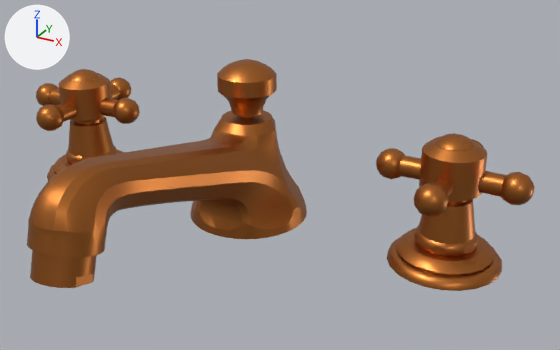
The glTF model models/20-700-360-42.glb as it was, and as the next commit left it.
The view is the same before and after, from a 50 mm camera at (0.199, -0.264, 0.189) aimed at (0.039, 0.027, 0.043). Arrows for +X, +Y and +Z are at upper left; the lights stay in place. The older version comes first. Where no turn or scale is listed for an object, it has been applied to the vertices.

Names of what the first picture shows: 'L_25d18645_a11a_4cbb_8bb1_6e5605c3c3ad_I1', 'L_341957f1_301e_4449_b220_3a6ba08f8acf_I2', 'L_5665b710_9d20_4486_95f0_cd2e646f557f_I3', 'L_69dc7a18_2877_4830_a479_8990dcb02228_I4', 'L_6a5fcefc_203c_4c6e_a5b2_9b8b443e56c3_I5', 'L_7c2c7bb3_00d1_4956_a980_70b2951a94b9_I6', 'L_8d77fbef_2234_4996_a9d8_865978d3a7c5_I7', 'L_9d50c110_23b1_40bb_b88b_6a334fa5841f_I8', 'L_9f5c40dc_16e5_4acc_a817_e6e5d7d17930_I9', 'L_a547e2a6_119a_4da6_a9df_b38897c84249_I10', 'L_c5720fe3_f86c_46b0_a79d_d754ff68220b_I11', 'L_f77738e1_d92a_4fef_8d5e_03646a503066_I12'.
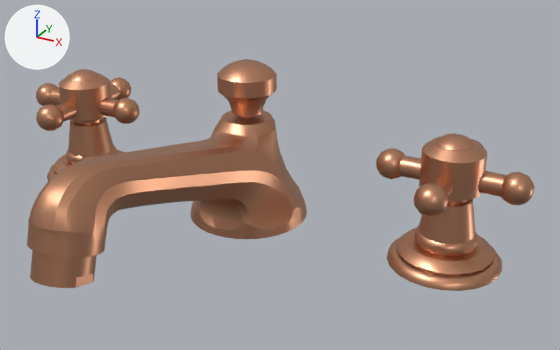
Scene script edits in JSON lines:
```json
{"op": "set", "path": "mat_d_42.base_color", "old": "(0.485, 0.165, 0.0381)", "new": "(0.635, 0.315, 0.188)", "note": "orange #b97137 -> brown #d19878"}
```

What differs and where, as boxes [x1, y1, x2, y2] in the pictures (560 x 350 px):
```json
{"object": "L_6a5fcefc_203c_4c6e_a5b2_9b8b443e56c3_I5", "change": "recoloured", "before": [27, 110, 307, 257], "after": [27, 110, 307, 257], "on screen": "orange to brown"}
{"object": "L_c5720fe3_f86c_46b0_a79d_d754ff68220b_I11", "change": "recoloured", "before": [376, 136, 535, 217], "after": [376, 136, 535, 217], "on screen": "orange to brown"}
{"object": "L_a547e2a6_119a_4da6_a9df_b38897c84249_I10", "change": "recoloured", "before": [387, 228, 502, 291], "after": [387, 228, 502, 291], "on screen": "orange to brown"}
{"object": "L_9d50c110_23b1_40bb_b88b_6a334fa5841f_I8", "change": "recoloured", "before": [36, 73, 140, 131], "after": [36, 73, 140, 131], "on screen": "orange to brown"}
{"object": "L_7c2c7bb3_00d1_4956_a980_70b2951a94b9_I6", "change": "recoloured", "before": [414, 199, 478, 257], "after": [414, 199, 478, 257], "on screen": "orange to brown"}
{"object": "L_341957f1_301e_4449_b220_3a6ba08f8acf_I2", "change": "recoloured", "before": [217, 59, 277, 117], "after": [217, 59, 277, 117], "on screen": "orange to brown"}
{"object": "L_5665b710_9d20_4486_95f0_cd2e646f557f_I3", "change": "recoloured", "before": [30, 250, 97, 288], "after": [30, 250, 97, 288], "on screen": "orange to brown"}
{"object": "L_69dc7a18_2877_4830_a479_8990dcb02228_I4", "change": "recoloured", "before": [66, 117, 117, 164], "after": [66, 117, 117, 164], "on screen": "orange to brown"}
{"object": "L_9f5c40dc_16e5_4acc_a817_e6e5d7d17930_I9", "change": "recoloured", "before": [435, 133, 475, 151], "after": [435, 133, 475, 151], "on screen": "orange to brown"}
{"object": "L_f77738e1_d92a_4fef_8d5e_03646a503066_I12", "change": "recoloured", "before": [68, 69, 99, 81], "after": [68, 69, 99, 81], "on screen": "orange to brown"}
{"object": "L_25d18645_a11a_4cbb_8bb1_6e5605c3c3ad_I1", "change": "recoloured", "before": [47, 149, 124, 181], "after": [47, 149, 124, 181]}
{"object": "L_8d77fbef_2234_4996_a9d8_865978d3a7c5_I7", "change": "recoloured", "before": [242, 116, 253, 118], "after": [242, 116, 253, 118]}
```
